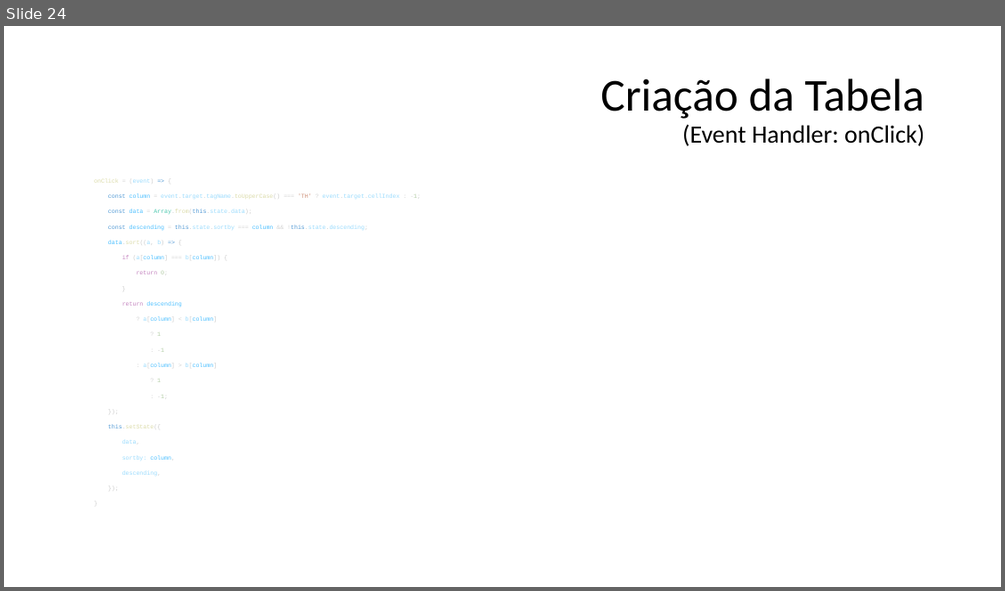
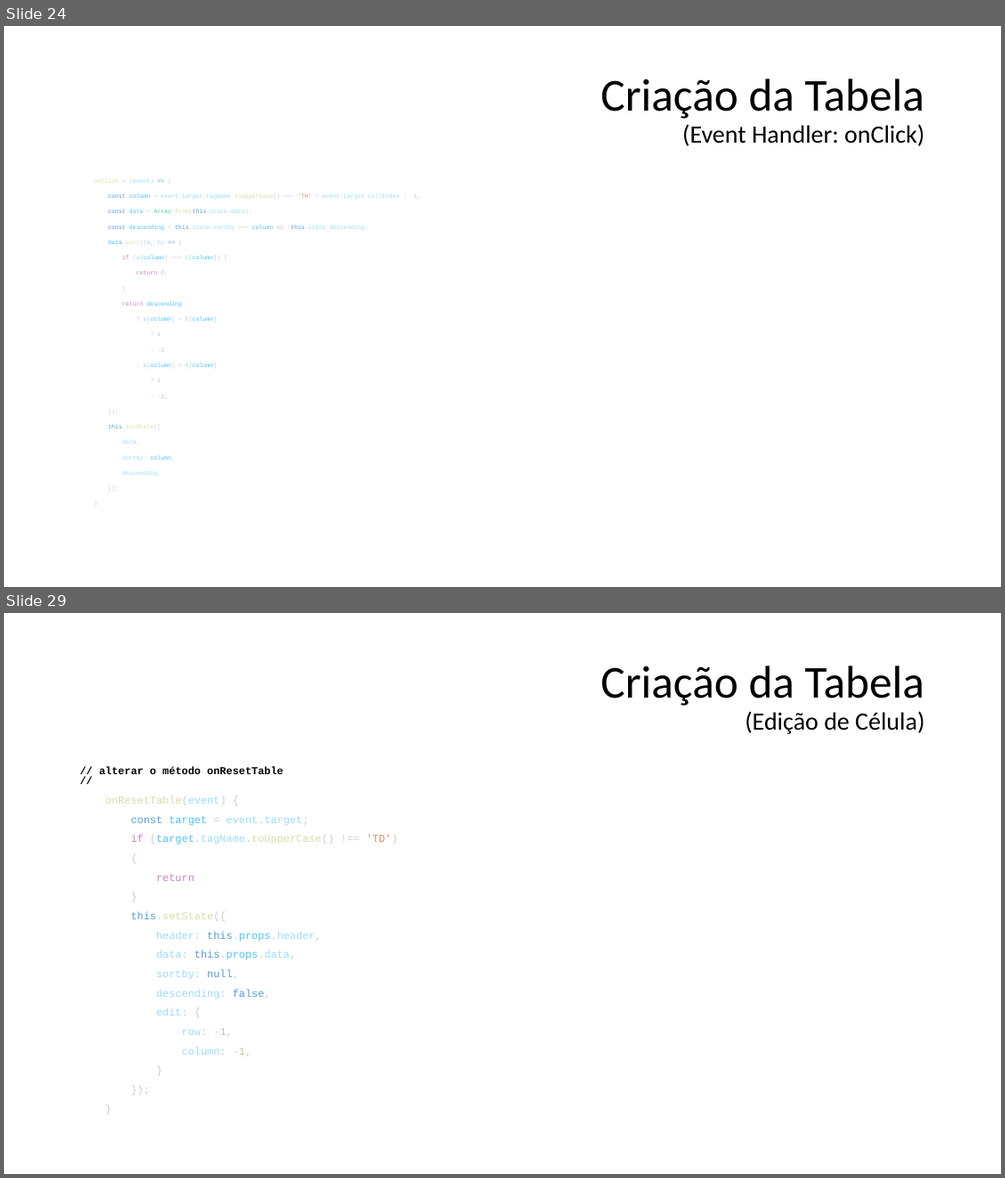
Before and after one commit to tadeumaffeis/ProgramacaoMultiplataforma, a slide deck: Aulas/04 - Criação de Tabela com Controles/04 - Tabela com Controles.pptx. Shown one above the other, each under a label of ours: slide 24 before the commit, slides 24 and 29 after it; the slides between them are not shown. The pictures are 1005x591 and 1005x1178 pixels, drawn with LibreOffice and Linux fonts; fonts in the diff are those of the drawing. Boxes give left, top, right and bottom in pixels: in the first picture for what was removed or moved away, otherwise in the second. Text is boxed around its words. In the diff, an @@ line names an element or a change of style, - is before the commit and + after.

```diff
--- a/Aulas/04 - Criação de Tabela com Controles/04 - Tabela com Controles.pptx
+++ b/Aulas/04 - Criação de Tabela com Controles/04 - Tabela com Controles.pptx
@@ slide 29 added at <box>4,613,1001,1174</box>, background #FFFFFF @@
@@ title added at <box>600,666,924,734</box>, 24 pt, text #000000 @@
+Criação da Tabela
+(Edição de Célula)
@@ text added at <box>99,766,398,1055</box>, 10.2 pt, text #9CDCFE @@
+// alterar o método onResetTable
+//
+onResetTable(event) {
+const target = event.target;
+if (target.tagName.toUpperCase() !== 'TD')
+{
+return
+}
+this.setState({
+header: this.props.header,
+data: this.props.data,
+sortby: null,
+descending: false,
+edit: {
+row: -1,
+column: -1,
+}
+});
+}
```
Also in this commit, not shown: 4 other slides added, 7 other files.
